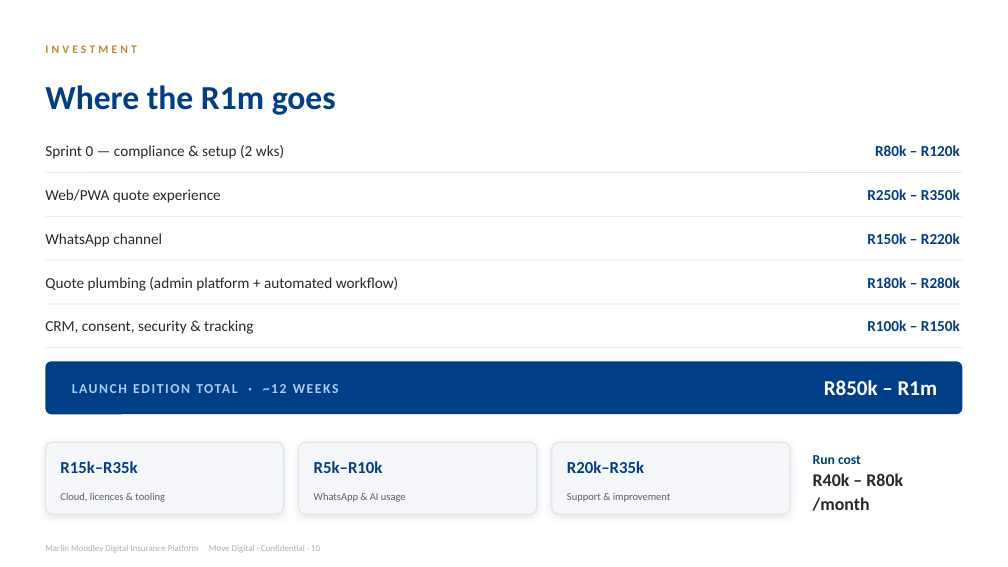
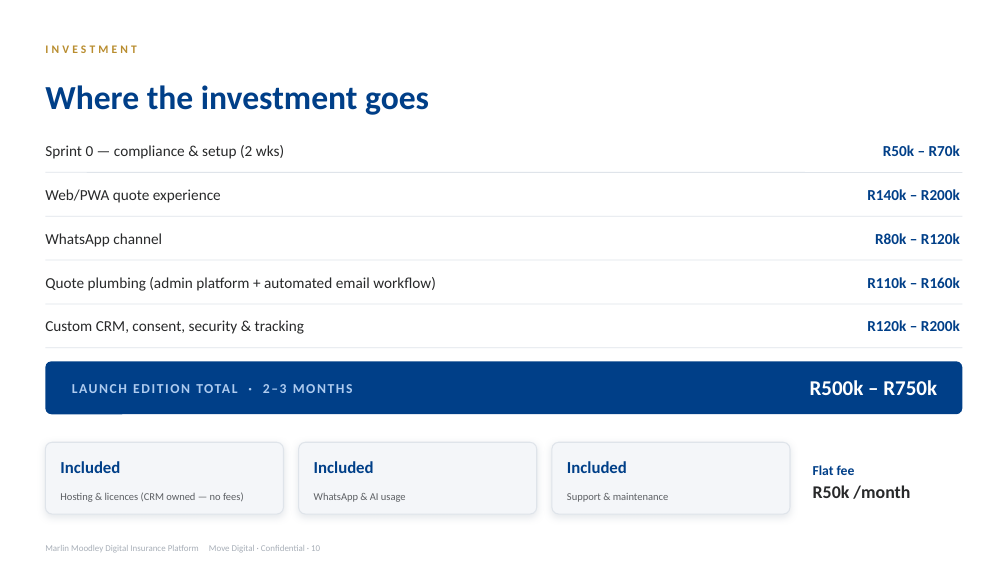
Before and after one commit to MalcolmGov/Gaslite, a slide deck: slide 10 of docs/marlin-moodley/Marlin-Moodley-Proposal-Deck.pptx. Drawn at 1008x567 pixels with LibreOffice and Linux fonts; fonts in the diff are those of the drawing. Boxes give left, top, right and bottom in pixels: in the first picture for what was removed or moved away, otherwise in the second. Text is boxed around its words. In the diff, an @@ line names an element or a change of style, - is before the commit and + after.

Commit message:
Update Marlin Moodley proposal to v1.5 with discovery questionnaire (#8)
R500k-R750k Launch Edition with custom CRM in scope, 2-3 months, flat R50k/month; deck re-cut to match; adds the two-page client discovery questionnaire.

```diff
--- a/docs/marlin-moodley/Marlin-Moodley-Proposal-Deck.pptx
+++ b/docs/marlin-moodley/Marlin-Moodley-Proposal-Deck.pptx
@@ text at (45, 85, 429, 115): text changed @@
-Where the R1m goes
+Where the investment goes
@@ text at (883, 145, 960, 156): text changed @@
-R80k – R120k
+R50k – R70k
@@ text at (867, 189, 960, 200): text changed @@
-R250k – R350k
+R140k – R200k
@@ text at (875, 233, 960, 244): text changed @@
-R150k – R220k
+R80k – R120k
@@ text at (45, 277, 436, 291): text changed @@
-Quote plumbing (admin platform + automated workflow)
+Quote plumbing (admin platform + automated email workflow)
@@ text at (867, 277, 960, 288): text changed @@
-R180k – R280k
+R110k – R160k
@@ text at (45, 320, 304, 334): text changed @@
-CRM, consent, security & tracking
+Custom CRM, consent, security & tracking
@@ text at (867, 320, 960, 331): text changed @@
-R100k – R150k
+R120k – R200k
@@ text at (263, 384, 287, 393): text changed @@
-LAUNCH EDITION TOTAL · ~12 WEEKS
+LAUNCH EDITION TOTAL · 2–3 MONTHS
@@ text at (810, 380, 937, 395): text changed @@
-R850k – R1m
+R500k – R750k
@@ text at (60, 461, 120, 473): text changed @@
-R15k–R35k
+Included
@@ text at (314, 461, 374, 473): text changed @@
-R5k–R10k
+Included
@@ text at (567, 461, 627, 473): text changed @@
-R20k–R35k
+Included
@@ text at (813, 465, 910, 499): text changed @@
-Run cost
-R40k – R80k /month
+Flat fee
+R50k /month
@@ text at (60, 492, 244, 502): text changed @@
-Cloud, licences & tooling
+Hosting & licences (CRM owned — no fees)
@@ text at (567, 493, 668, 502): text changed @@
-Support & improvement
+Support & maintenance
```
Also in this commit, not shown: 6 other slides changed, 3 other files.
